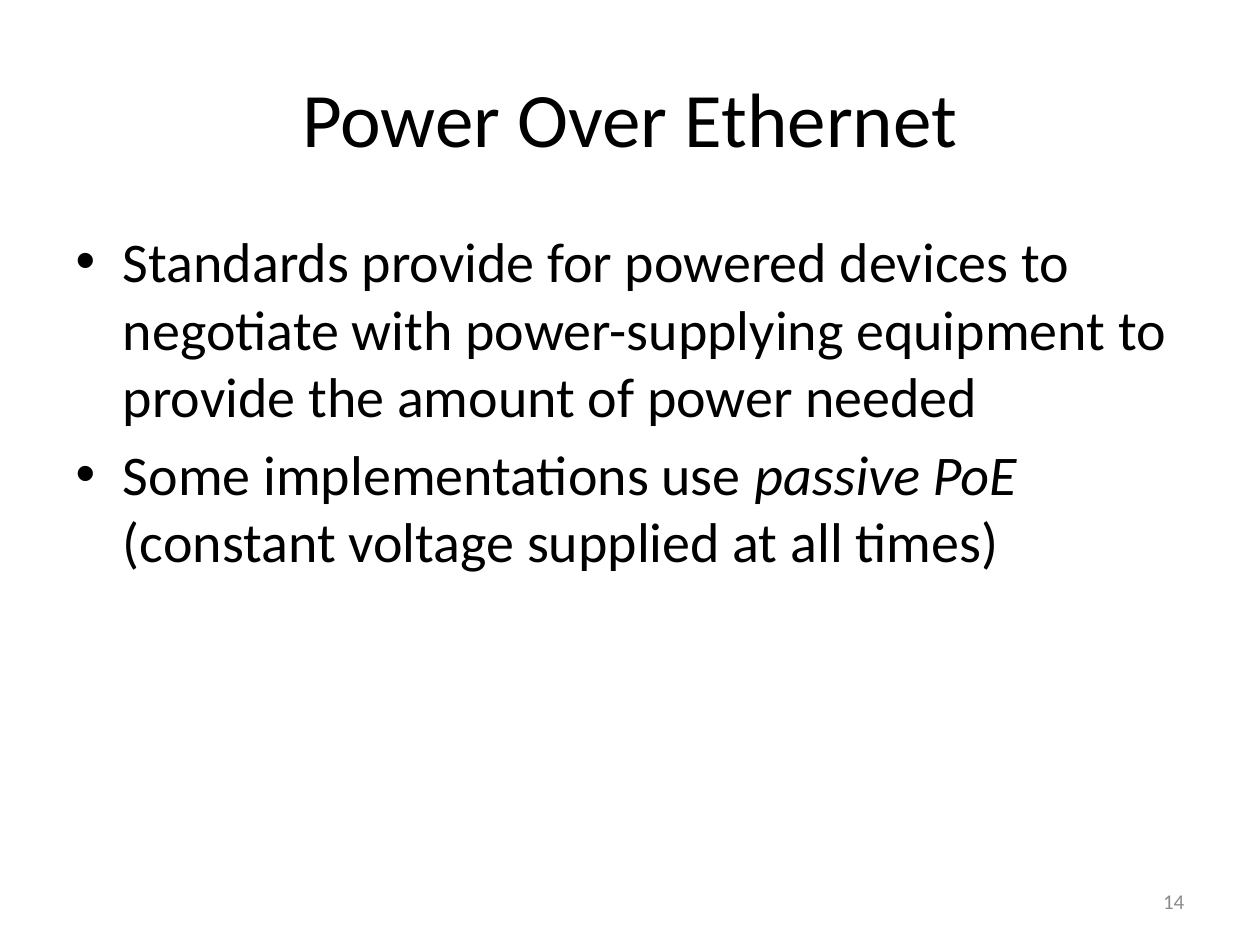
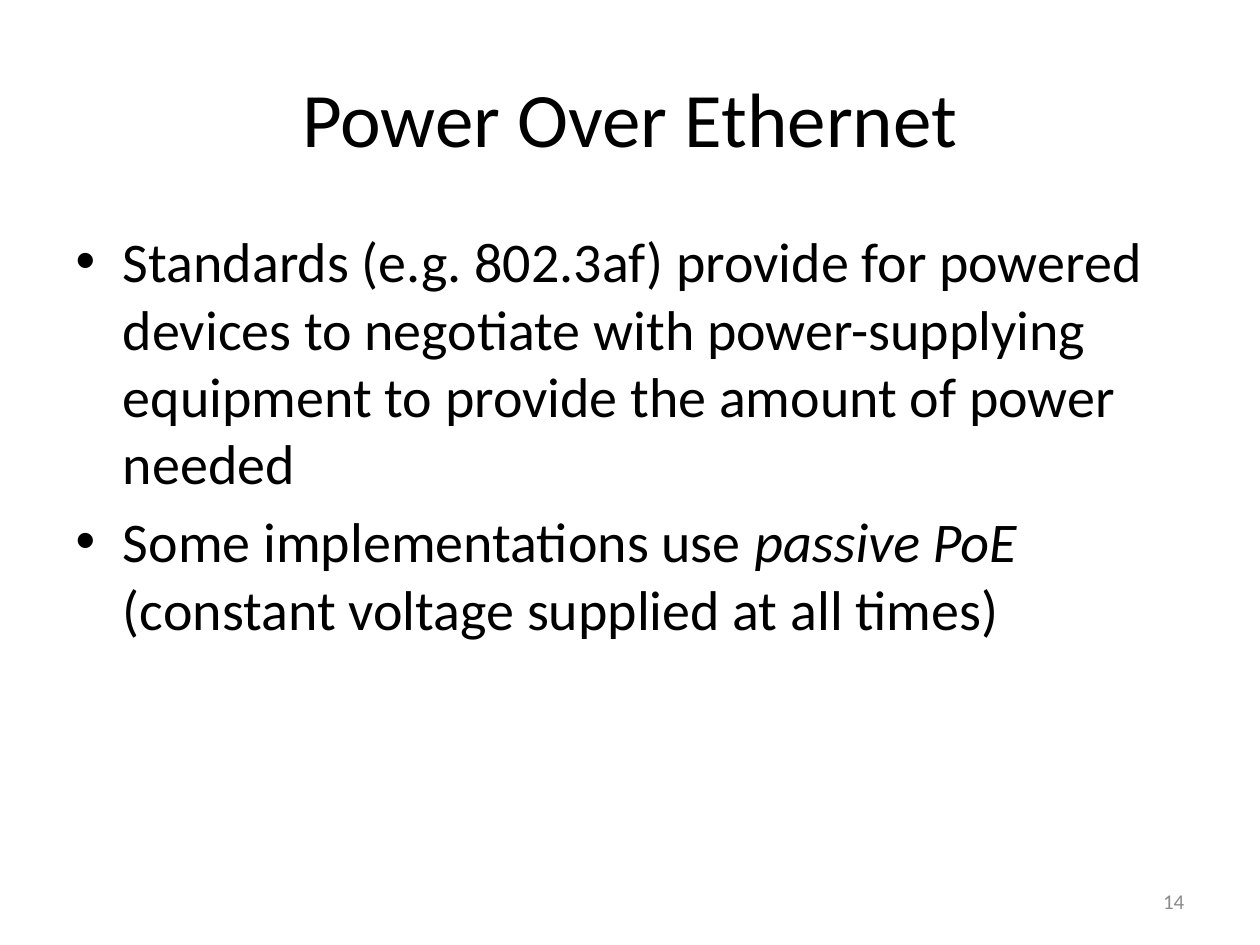
Before and after one commit to carlosgj/FRC-Training, a slide deck: slide 14 of Networking Basics.pptx. Drawn at 1260x945 pixels with LibreOffice and Linux fonts; fonts in the diff are those of the drawing. Boxes give left, top, right and bottom in pixels: in the first picture for what was removed or moved away, otherwise in the second. Text is boxed around its words. In the diff, an @@ line names an element or a change of style, - is before the commit and + after.

```diff
--- a/Networking Basics.pptx
+++ b/Networking Basics.pptx
@@ text at box(123, 241, 1141, 485): text changed @@
-• Standards provide for powered devices to negotiate with power-supplying equipment to provide the amount of power needed
+• Standards (e.g. 802.3af) provide for powered devices to negotiate with power-supplying equipment to provide the amount of power needed
```
Also in this commit, not shown: 4 slides added, 1 slide removed.
